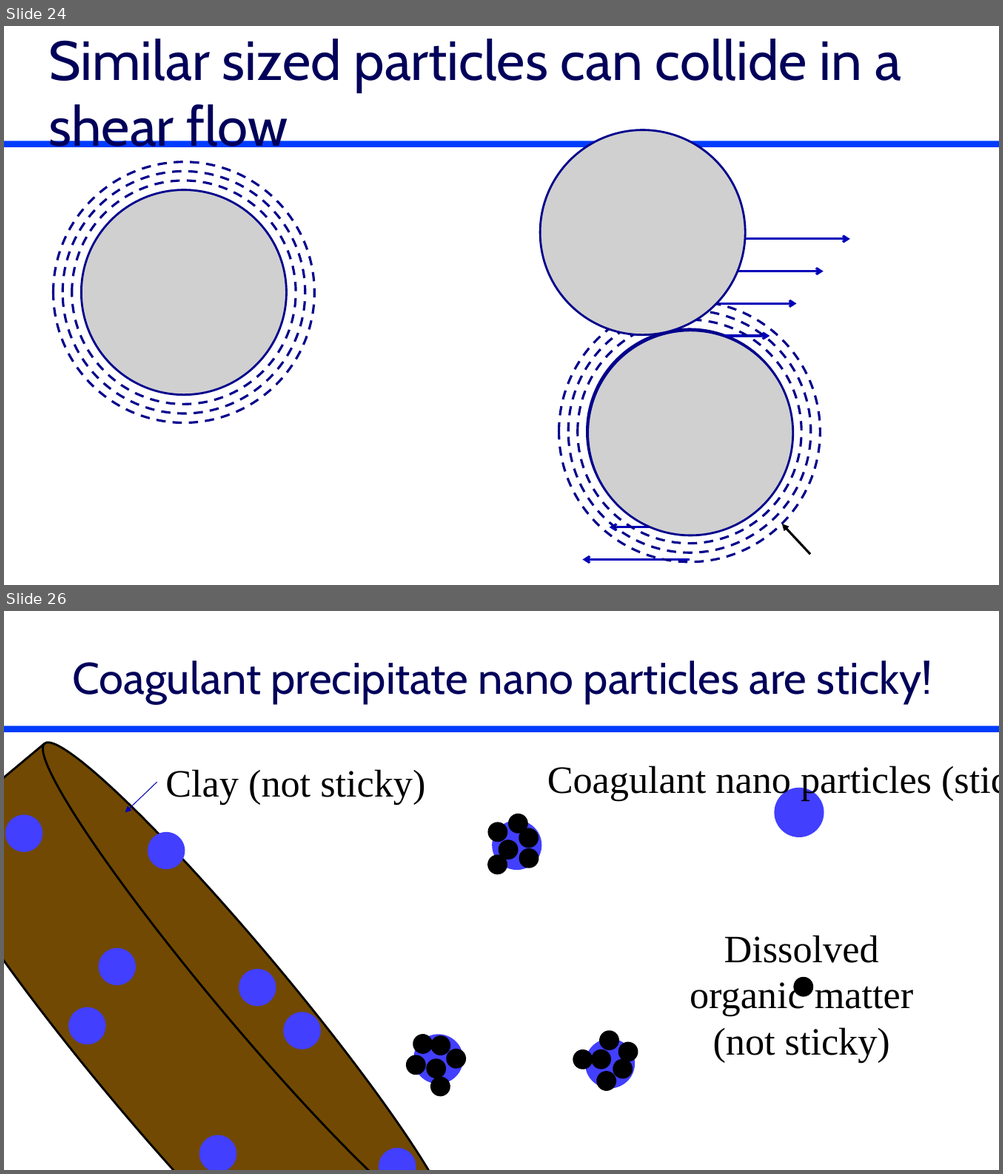
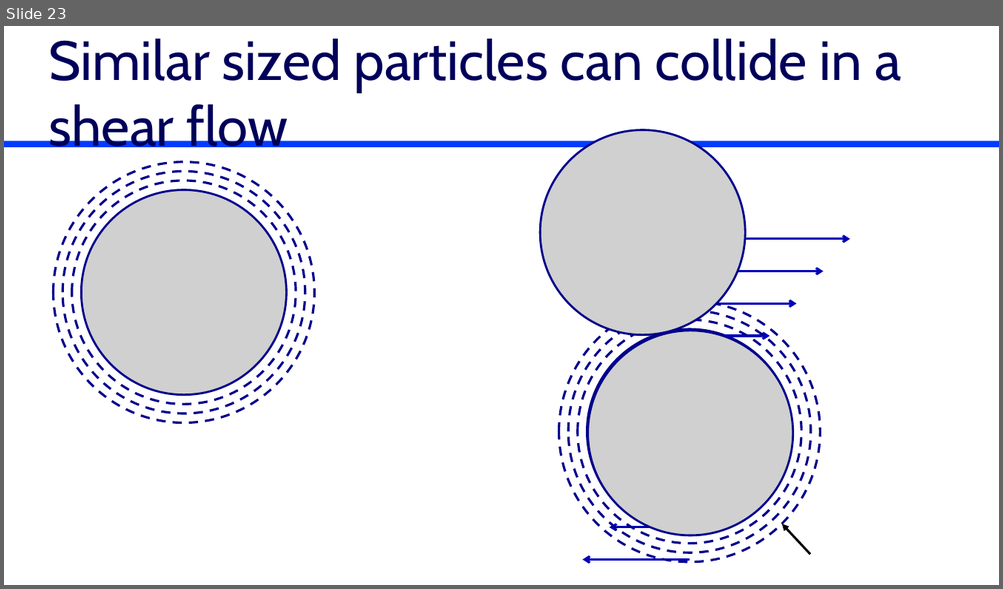
Before and after one commit to monroews/CEE4520Lectures, a slide deck: Flocculation Introduction.pptx. Shown one above the other, each under a label of ours: slides 24 and 26 before the commit, slide 23 after it; the slides between them are not shown. The pictures are 1003x1174 and 1003x589 pixels, drawn with LibreOffice and Linux fonts; fonts in the diff are those of the drawing; grey boxes stand for pictures; background and template pictures are left out. Boxes give left, top, right and bottom in pixels: in the first picture for what was removed or moved away, otherwise in the second. Text is boxed around its words. In the diff, an @@ line names an element or a change of style, - is before the commit and + after.

```diff
--- a/Flocculation Introduction.pptx
+++ b/Flocculation Introduction.pptx
@@ slide 26 removed at [4,611,999,1170], background #FFFFFF; not listed: 1 template element that a slide beside it also shows @@
@@ title removed at [73,661,932,703] @@
-Coagulant precipitate nano particles are sticky!
@@ text removed at [547,766,931,801] @@
-Coagulant nano particles (sticky)
@@ arrow removed from (157, 782) to (125, 812) @@
@@ text removed at [165,769,425,805] @@
-Clay (not sticky)
@@ ellipse removed at [774,788,824,838] @@
@@ ellipse removed at [487,822,508,843] @@
@@ ellipse removed at [492,820,542,871] @@
@@ ellipse removed at [509,814,529,834] @@
@@ ellipse removed at [519,828,539,849] @@
@@ ellipse removed at [498,840,518,860] @@
@@ ellipse removed at [519,849,539,869] @@
@@ ellipse removed at [487,855,508,875] @@
@@ text removed at [689,935,913,1063] @@
-Dissolved organic matter (not sticky)
@@ group removed at [4,721,478,1170]: 8 ellipses, 1 cylinder @@
@@ ellipse removed at [794,977,814,997] @@
@@ group removed at [402,1025,474,1102]: 7 ellipses @@
@@ group removed at [569,1027,645,1099]: 7 ellipses @@
@@ what was slide 24 is now slide 23 @@
```
Also in this commit, not shown: 9 slides changed, 5 slides added, 4 other slides removed.
